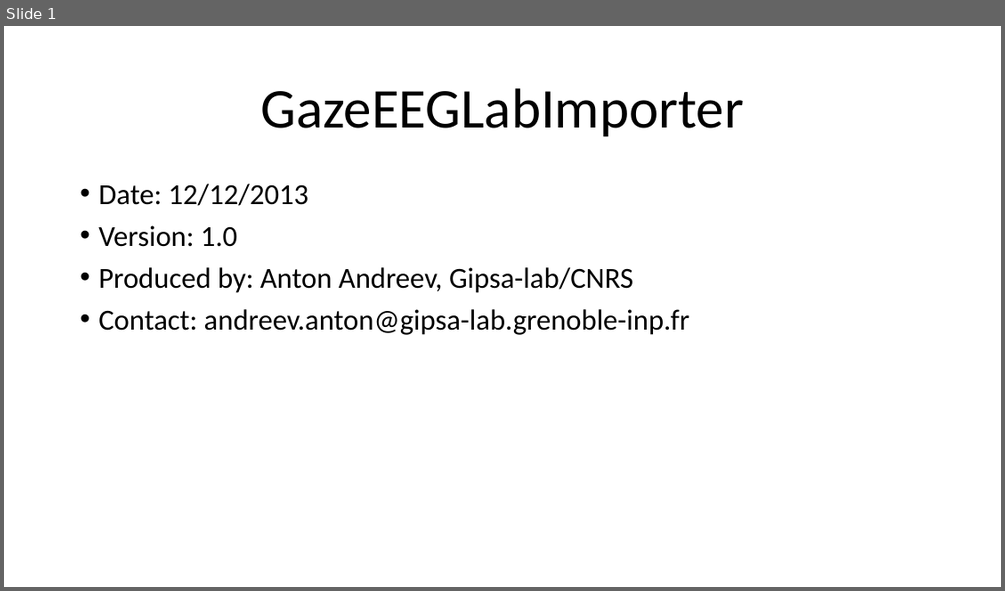
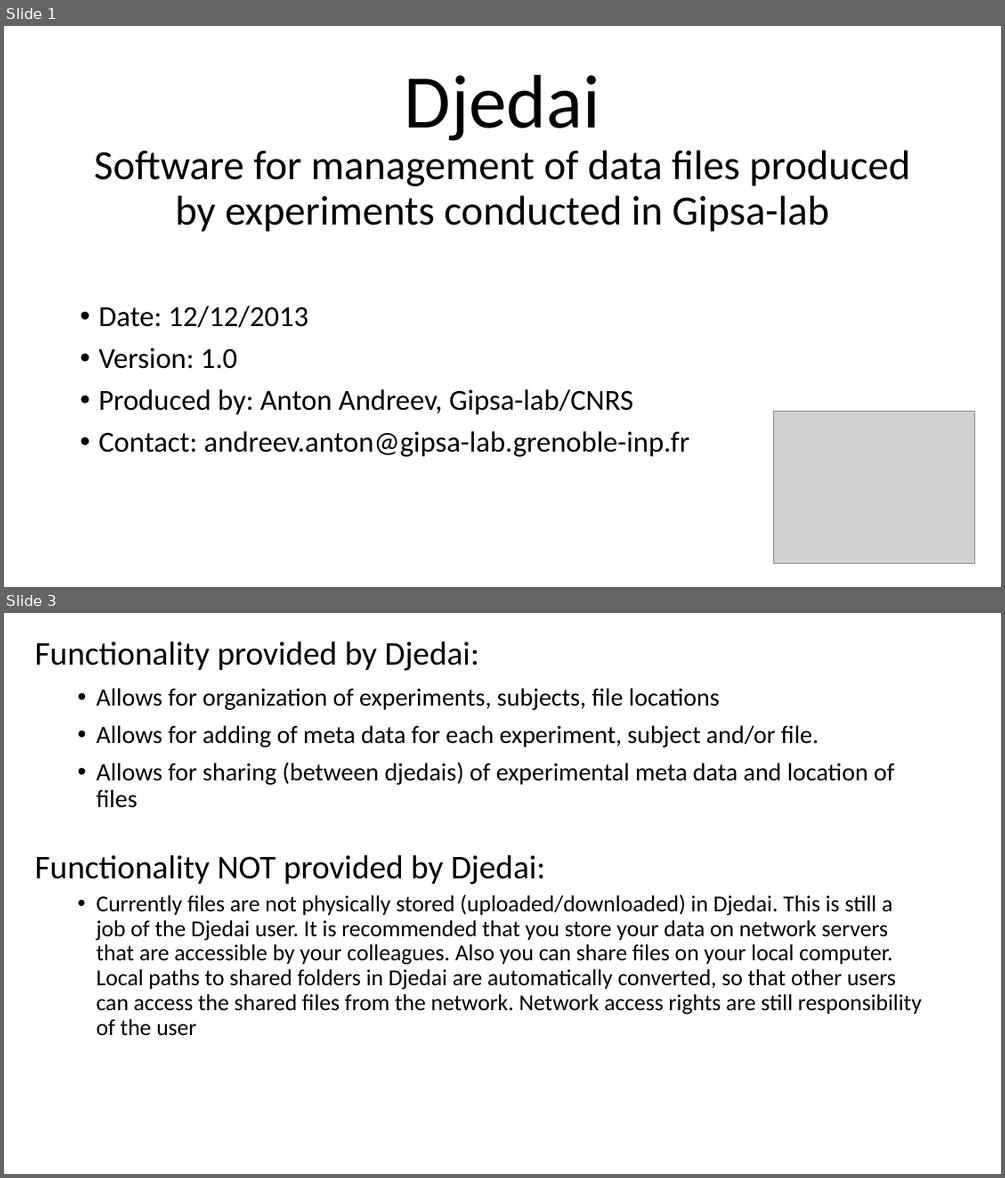
Before and after one commit to sssandyad/adastra, a slide deck: src_ebd_tool/docs/Help_djedai.pptx. Shown one above the other, each under a label of ours: slide 1 before the commit, slides 1 and 3 after it; the slides between them are not shown. The pictures are 1005x591 and 1005x1178 pixels, drawn with LibreOffice and Linux fonts; fonts in the diff are those of the drawing; grey boxes stand for pictures. Boxes give left, top, right and bottom in pixels: in the first picture for what was removed or moved away, otherwise in the second. Text is boxed around its words. In the diff, an @@ line names an element or a change of style, - is before the commit and + after.

```diff
--- a/src_ebd_tool/docs/Help_djedai.pptx
+++ b/src_ebd_tool/docs/Help_djedai.pptx
@@ slide 3 added at [4, 613, 1001, 1174], background #FFFFFF @@
@@ text added at [35, 641, 479, 671], 32 pt, text #000000 @@
+Functionality provided by Djedai:
@@ text added at [97, 688, 894, 808], 24 pt, text #000000 @@
+• Allows for organization of experiments, subjects, file locations
+• Allows for adding of meta data for each experiment, subject and/or file.
+• Allows for sharing (between djedais) of experimental meta data and location of files
@@ text added at [35, 855, 545, 884], 32 pt, text #000000 @@
+Functionality NOT provided by Djedai:
@@ text added at [97, 894, 922, 1036], 22 pt, text #000000 @@
+• Currently files are not physically stored (uploaded/downloaded) in Djedai. This is still a job of the Djedai user. It is recommended that you store your data on network servers that are accessible by your colleagues. Also you can share files on your local computer. Local paths to shared folders in Djedai are automatically converted, so that other users can access the shared files from the network. Network access rights are still responsibility of the user
@@ slide 1 changed as well @@
@@ title at [94, 75, 910, 232]: text changed; size 54 to 40 pt @@
-GazeEEGLabImporter
+Djedai
+Software for management of data files produced by experiments conducted in Gipsa-lab
@@ text "Date: 12/12/2013": place and size @@
-text "Date: 12/12/2013" at [98, 184, 689, 335]
+text "Date: 12/12/2013" at [98, 305, 689, 457]
@@ picture added at [774, 411, 975, 563] @@
```
Also in this commit, not shown: 4 other slides added, 4 slides removed.
